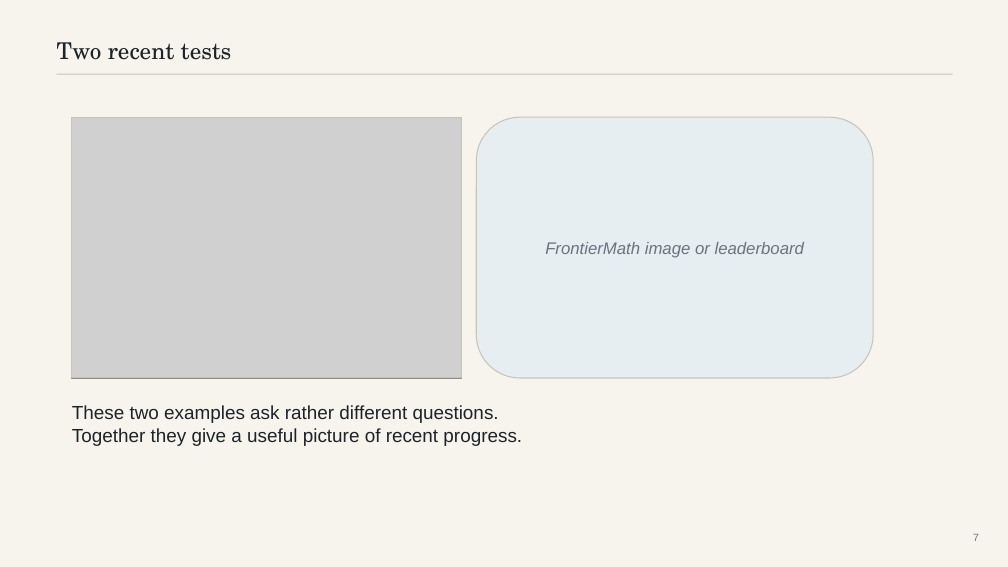
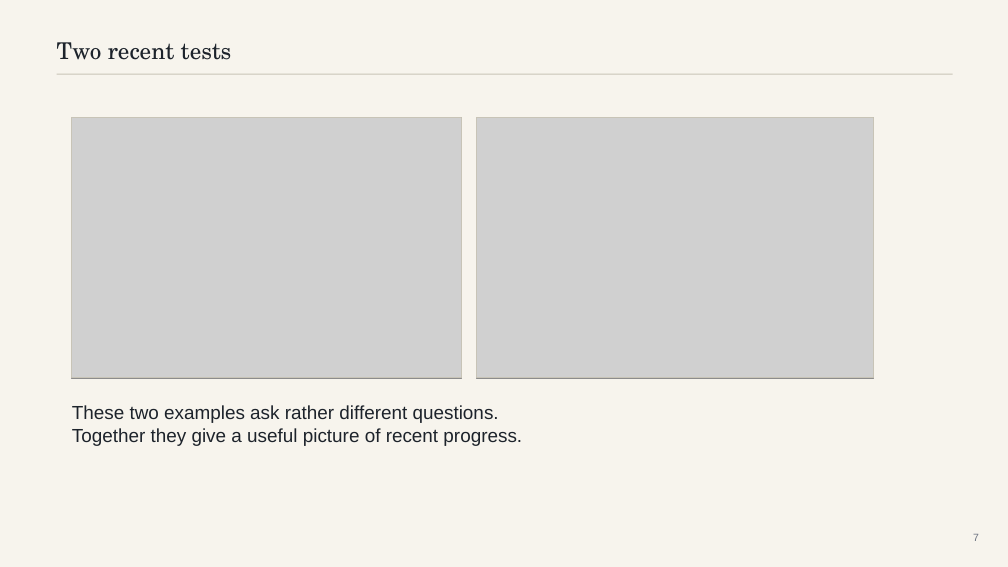
Before and after one commit to mattrobball/2026_03_09-colloquium, a slide deck: slide 7 of deck/should-you-trust-an-ai-mathematician.pptx. Drawn at 1008x567 pixels with LibreOffice and Linux fonts; fonts in the diff are those of the drawing; grey boxes stand for pictures. Boxes give left, top, right and bottom in pixels: in the first picture for what was removed or moved away, otherwise in the second. Text is boxed around its words. In the diff, an @@ line names an element or a change of style, - is before the commit and + after.

```diff
--- a/deck/should-you-trust-an-ai-mathematician.pptx
+++ b/deck/should-you-trust-an-ai-mathematician.pptx
@@ rectangle: place and size @@
-rectangle at box(545, 242, 804, 258)
+rectangle at box(476, 117, 873, 378)
@@ rectangle at box(476, 117, 873, 378): outline none to #C8C4B7 1 pt @@
@@ rounded rectangle removed at box(476, 117, 873, 378) @@
@@ picture added at box(476, 117, 873, 378) @@
@@ text in rectangle at box(545, 242, 804, 258): text removed @@
-FrontierMath image or leaderboard
```
Also in this commit, not shown: 6 other slides changed, 1 slide added, 1 slide removed, 6 other files.
